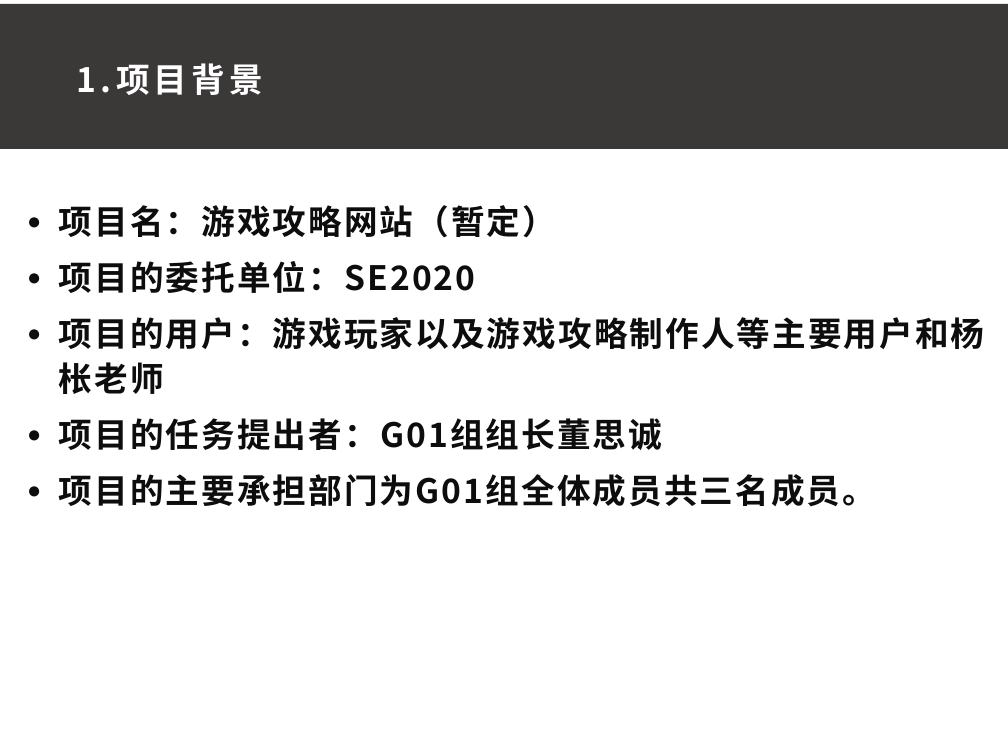
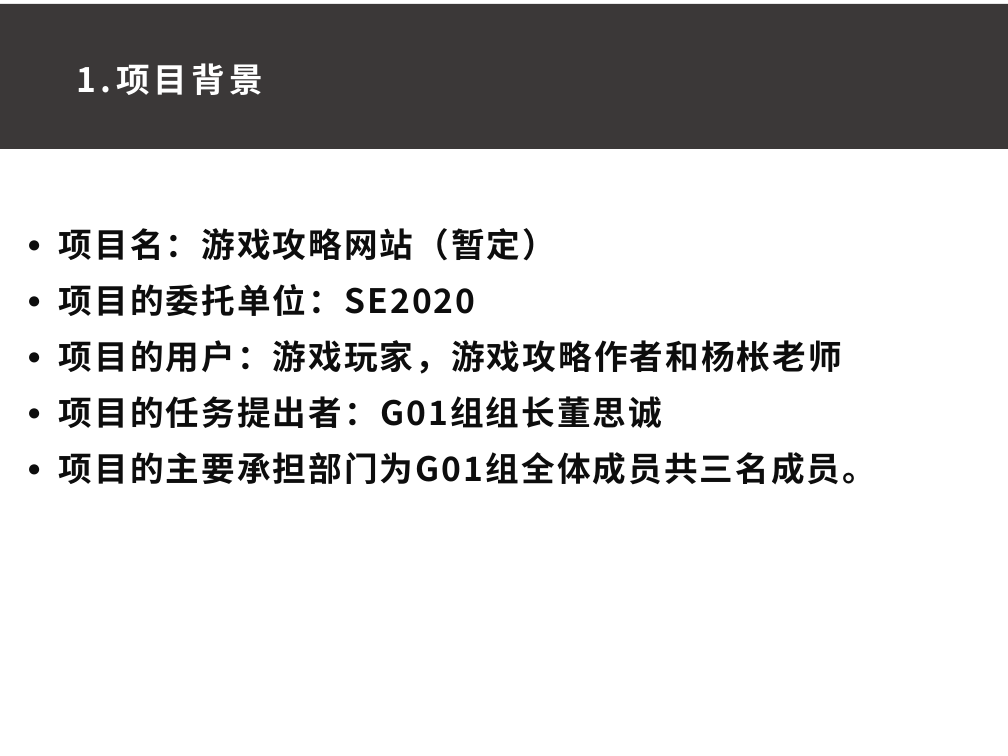
Before and after one commit to ConstanTWT/SE2020-G01, a slide deck: slide 5 of 项目计划书/G01小组项目计划PPT0.4.pptx. Drawn at 1008x756 pixels with LibreOffice and Linux fonts; fonts in the diff are those of the drawing. Boxes give left, top, right and bottom in pixels: in the first picture for what was removed or moved away, otherwise in the second. Text is boxed around its words. In the diff, an @@ line names an element or a change of style, - is before the commit and + after.

```diff
--- a/项目计划书/G01小组项目计划PPT0.4.pptx
+++ b/项目计划书/G01小组项目计划PPT0.4.pptx
@@ text at bbox=[59, 340, 842, 374]: text changed @@
-● 项目的用户：游戏玩家以及游戏攻略制作人等主要用户和杨枨老师
+● 项目的用户：游戏玩家，游戏攻略作者和杨枨老师
```
Also in this commit, not shown: 2 other slides changed, 1 slide removed, 2 other files.
